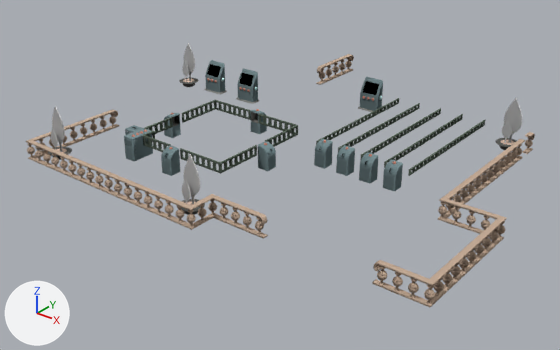
Before and after pictures for a commit that changed the glTF model www/models/lba2/iso_scenes/80.glb.
Rendered twice from a camera (50 mm lens) standing at (62.0, -57.9, 25.8) and looking at (28.9, -16.5, 0.1). The axes (+X, +Y, +Z) are drawn at lower left. The lights are the same throughout. Where no turn or scale is listed for an object, it has been applied to the vertices. Vertices at the same position are counted once.

In view in the first picture: 'colored', 'textured_fa874ed4'.
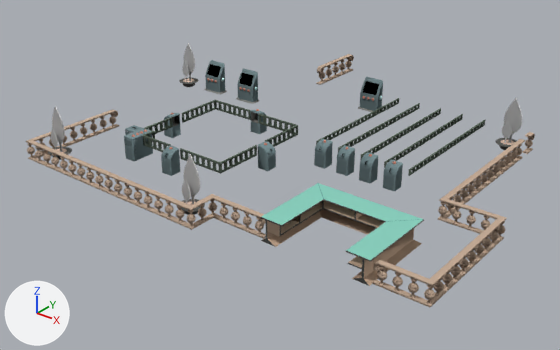
Edits to the bpy script that builds the scene:
```text
Change me_mesh_0:
    used by ob_colored; location = (0.0, 0.0, 0.0)
    remove me_mesh_0.from_pydata(...)  # 52590 vertices, 101578 faces; spans x 10.1..46.8, y -27.8..-2.0, z 1.0..5.5
    add me_mesh_0.from_pydata(...)  # 52799 vertices, 101923 faces; spans x 10.1..46.8, y -27.8..-2.0, z 1.0..5.5
    me_mesh_0 part 1: a new loose piece of 145 vertices spanning x 35.0..43.0, y -26.0..-20.0, z 1.0..2.6, in mat_material_0
    me_mesh_0 part 2: a new loose piece of 64 vertices spanning x 35.0..43.0, y -26.0..-20.0, z 2.6..2.7, in mat_material_0
```

Location of each change, [x1, y1, x2, y2] in pixels of the pictures (560 x 350 px):
part 1 of me_mesh_0, added (brown)
    after: [261, 201, 422, 286]
part 2 of me_mesh_0, added (green)
    after: [260, 183, 424, 262]
